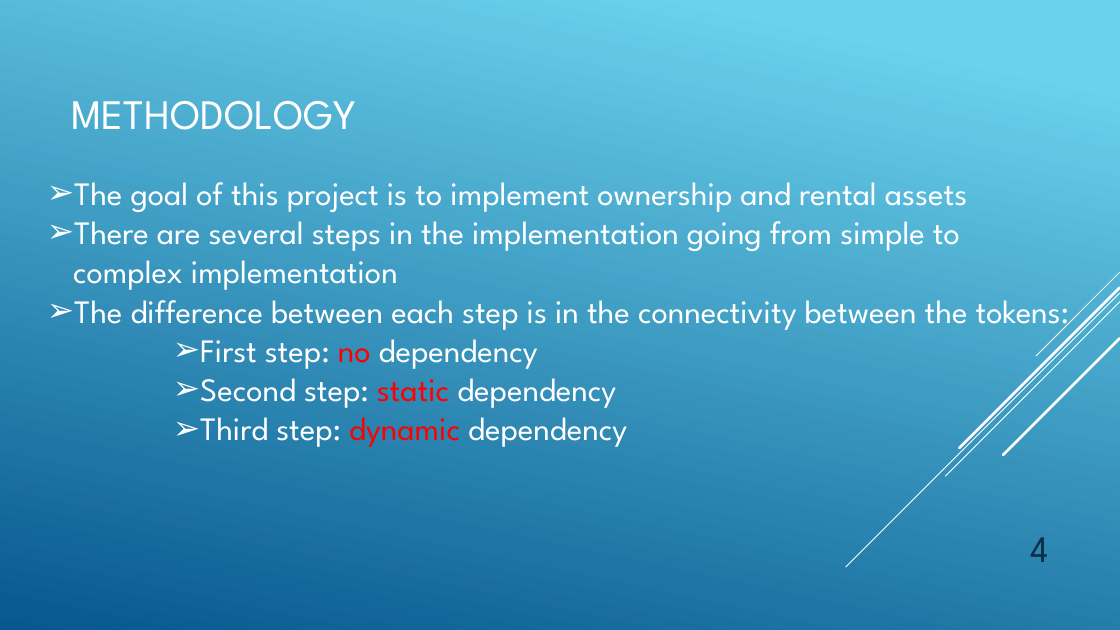
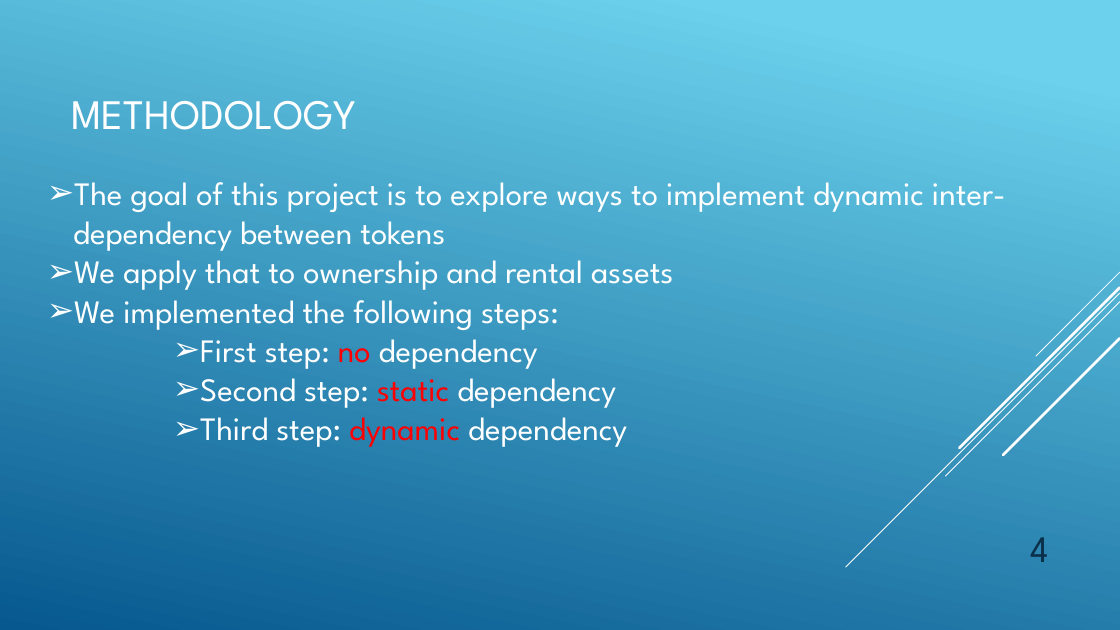
Before and after one commit to davyvad/Modeling-tokens-on-Blockchain, a slide deck: slide 4 of Final Presentation.pptx. Drawn at 1120x630 pixels with LibreOffice and Linux fonts; fonts in the diff are those of the drawing. Boxes give left, top, right and bottom in pixels: in the first picture for what was removed or moved away, otherwise in the second. Text is boxed around its words. In the diff, an @@ line names an element or a change of style, - is before the commit and + after.

Commit message:
update final presentation

```diff
--- a/Final Presentation.pptx
+++ b/Final Presentation.pptx
@@ text at (x1=73, y1=182, x2=1006, y2=330): text changed @@
-➢ The goal of this project is to implement ownership and rental assets
-➢ There are several steps in the implementation going from simple to complex implementation
-➢ The difference between each step is in the connectivity between the tokens:
+➢ The goal of this project is to explore ways to implement dynamic inter-dependency between tokens
+➢ We apply that to ownership and rental assets
+➢ We implemented the following steps:
```
Also in this commit, not shown: 2 other slides changed.
